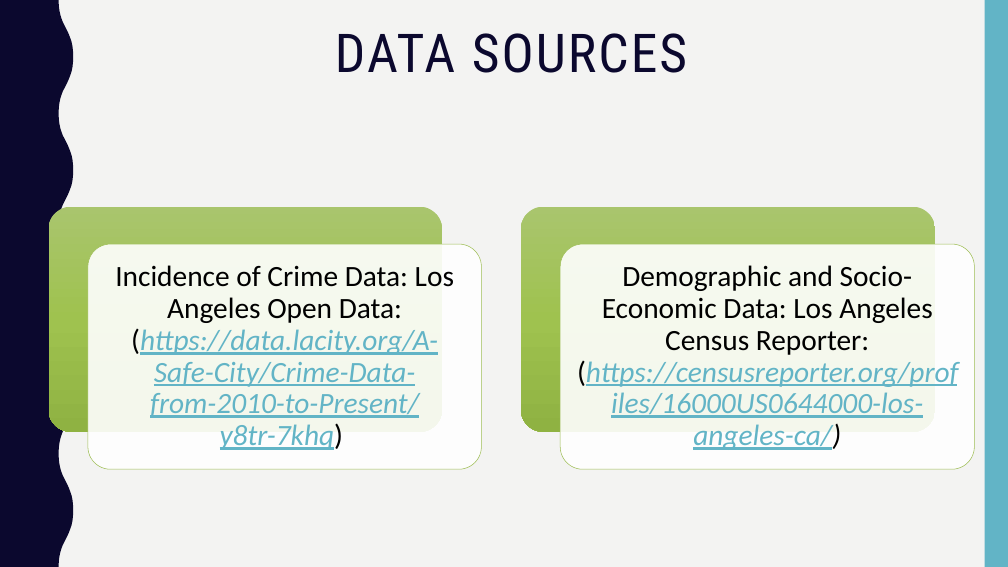
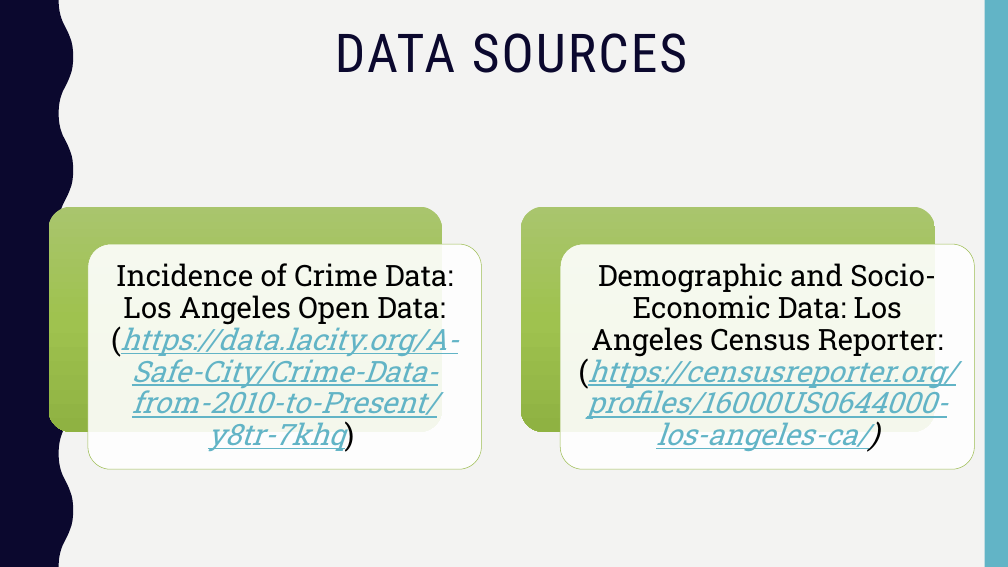
Before and after one commit to Jonheston/LA_Crime_visualizations, a slide deck: slide 3 of Project - 2 - LACity Crime Visualizations.pptx. Drawn at 1008x567 pixels with LibreOffice and Linux fonts; fonts in the diff are those of the drawing. Boxes give left, top, right and bottom in pixels: in the first picture for what was removed or moved away, otherwise in the second. Text is boxed around its words. In the diff, an @@ line names an element or a change of style, - is before the commit and + after.

```diff
--- a/Project - 2 - LACity Crime Visualizations.pptx
+++ b/Project - 2 - LACity Crime Visualizations.pptx
@@ text "Incidence of Crime Data: Los ..." at (116, 263, 459, 451): font Calibri to Roboto Slab @@
@@ text "Demographic and Socio-Economic Data: Los ..." at (587, 263, 956, 452): font Calibri to Roboto Slab @@
```
Also in this commit, not shown: 1 other slide changed, 1 slide added.
